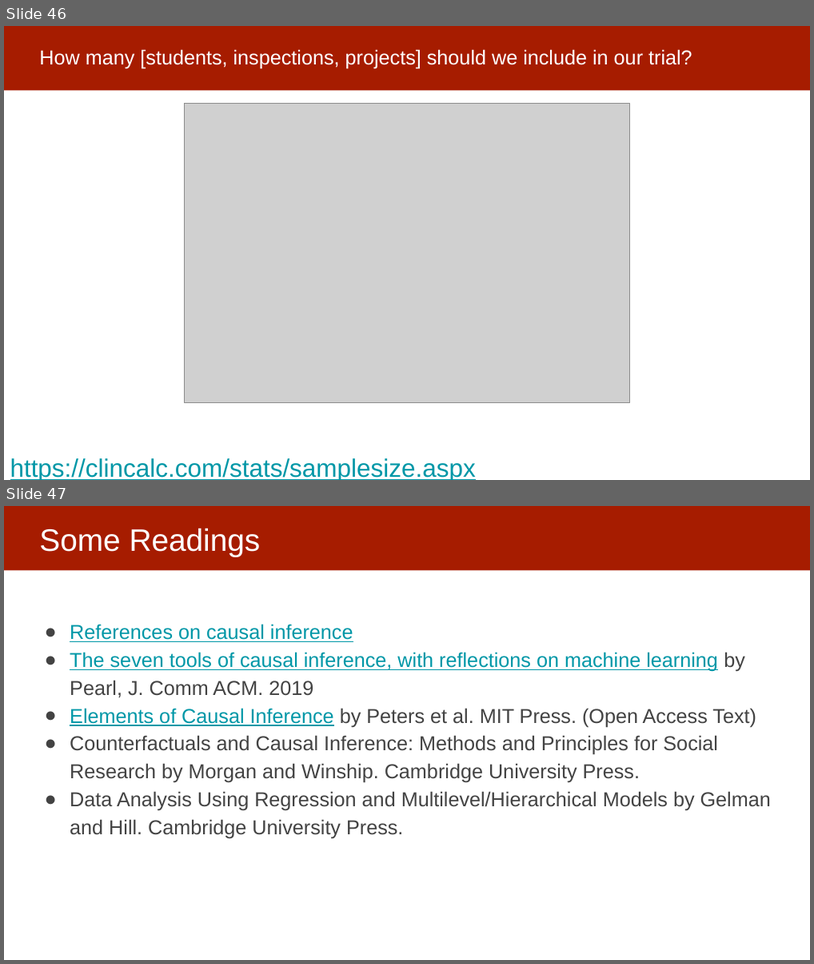
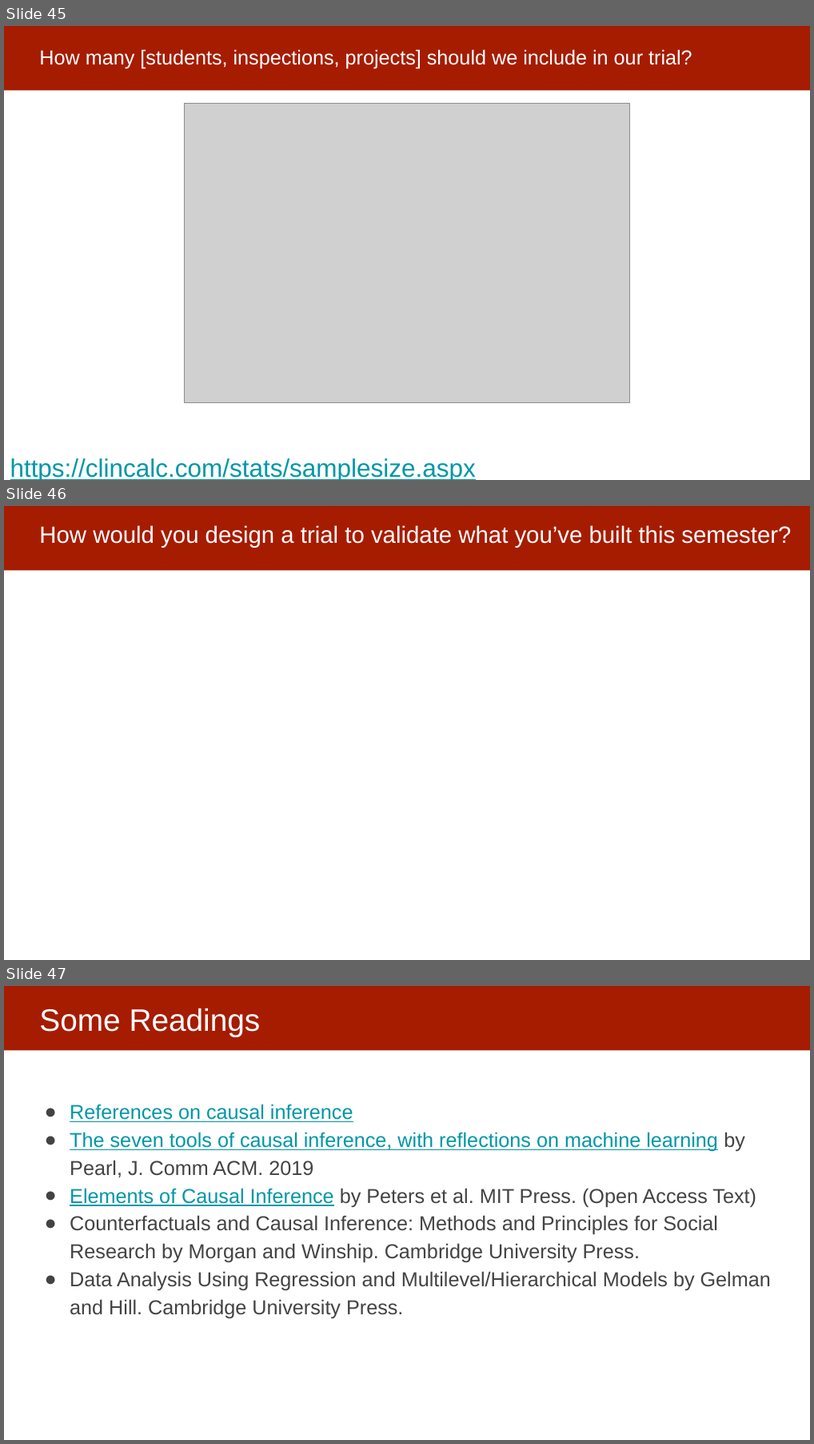
Before and after one commit to dssg/mlforpublicpolicylab, a slide deck: 14 - Presentations and Wrap-Up/causal inference.pptx. Shown one above the other, each under a label of ours: slides 46 and 47 before the commit, slides 45, 46 and 47 after it. The pictures are 814x964 and 814x1444 pixels, drawn with LibreOffice and Linux fonts; fonts in the diff are those of the drawing; grey boxes stand for pictures. Boxes give left, top, right and bottom in pixels: in the first picture for what was removed or moved away, otherwise in the second. Text is boxed around its words. In the diff, an @@ line names an element or a change of style, - is before the commit and + after.

```diff
--- a/14 - Presentations and Wrap-Up/causal inference.pptx
+++ b/14 - Presentations and Wrap-Up/causal inference.pptx
@@ slide 46 added at <box>4,506,810,960</box>, background #FFFFFF; not listed: 1 template element that a slide beside it also shows @@
@@ title added at <box>39,525,791,548</box>, 28 pt, text #FFFFFF @@
+How would you design a trial to validate what you’ve built this semester?
@@ what was slide 46 is now slide 45 @@
```
Also in this commit, not shown: 3 slides changed, 1 slide removed.
